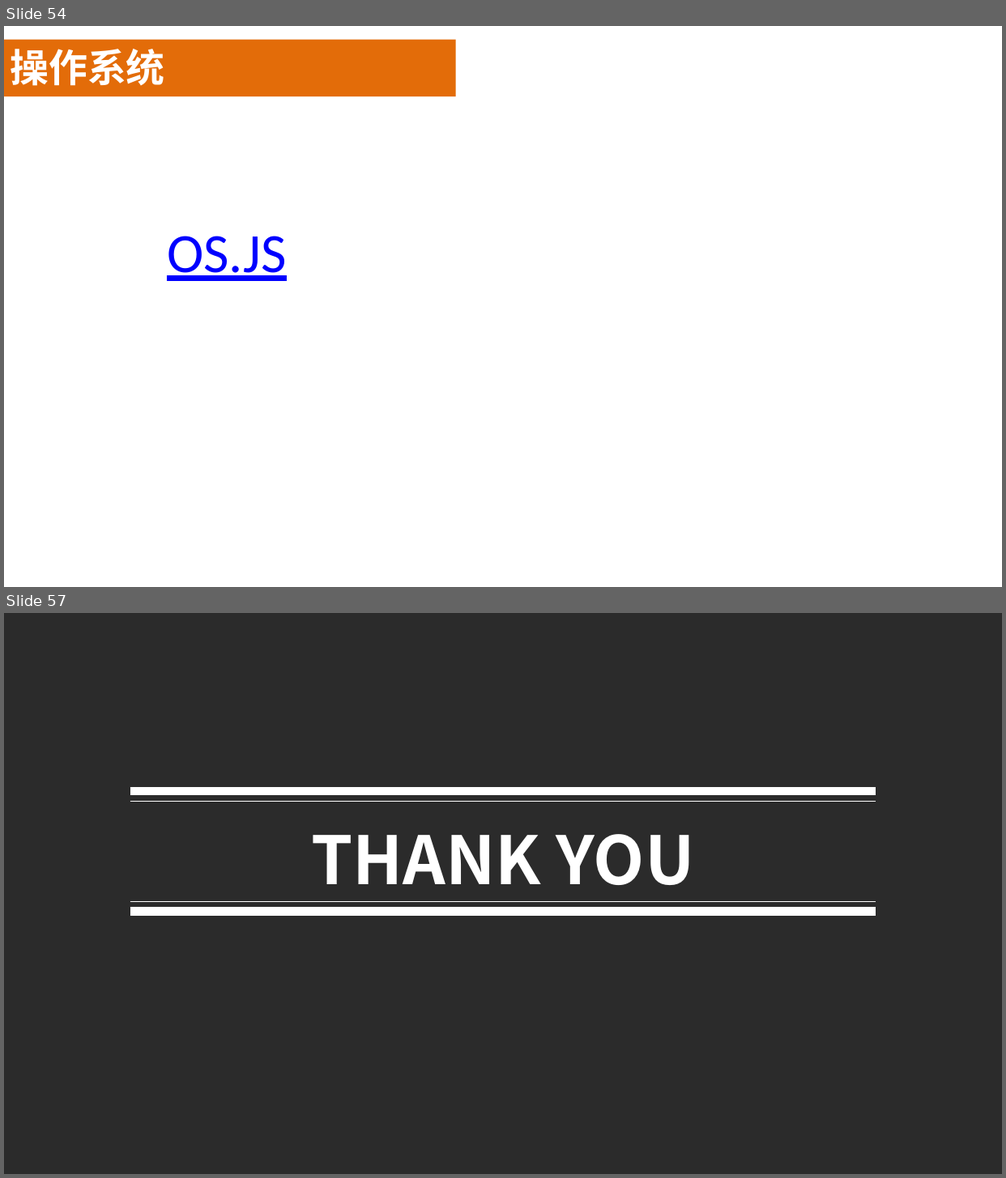
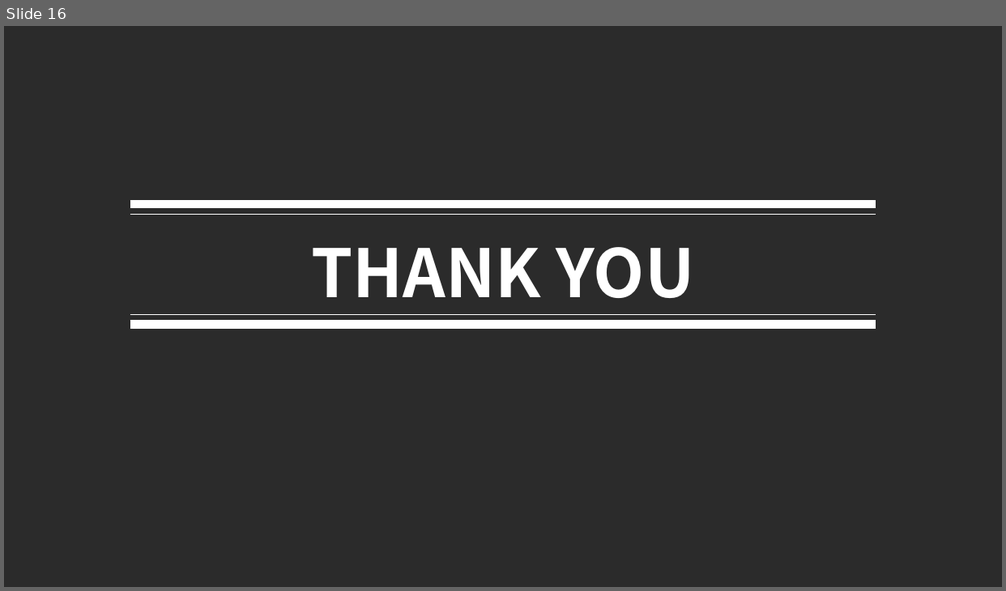
Before and after one commit to luke93h/git-blog, a slide deck: src/npm木马.pptx. Shown one above the other, each under a label of ours: slides 54 and 57 before the commit, slide 16 after it; the slides between them are not shown. The pictures are 1006x1178 and 1006x591 pixels, drawn with LibreOffice and Linux fonts; fonts in the diff are those of the drawing; background and template pictures are left out; a plain dark background stands for a picture behind light text. Boxes give left, top, right and bottom in pixels: in the first picture for what was removed or moved away, otherwise in the second. Text is boxed around its words. In the diff, an @@ line names an element or a change of style, - is before the commit and + after.

```diff
--- a/src/npm木马.pptx
+++ b/src/npm木马.pptx
@@ slide 54 removed at (x1=4, y1=26, x2=1002, y2=587), background picture (left out) @@
@@ rectangle removed at (x1=4, y1=40, x2=456, y2=96) @@
@@ text removed at (x1=10, y1=49, x2=164, y2=86) @@
-操作系统
@@ text removed at (x1=167, y1=236, x2=287, y2=281) @@
-OS.JS
@@ what was slide 57 is now slide 16 @@
```
Also in this commit, not shown: 2 slides changed, 8 slides added, 48 other slides removed.
